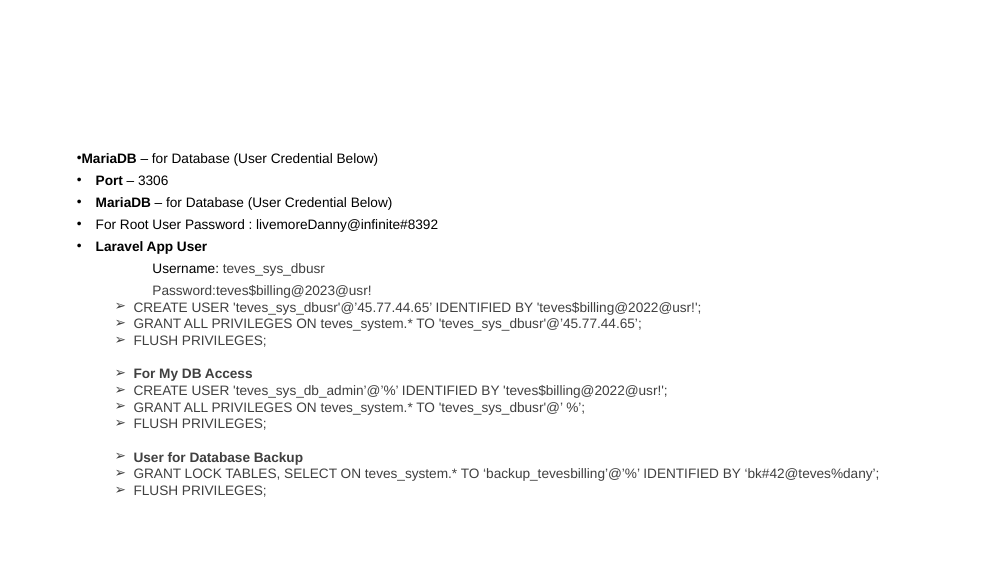
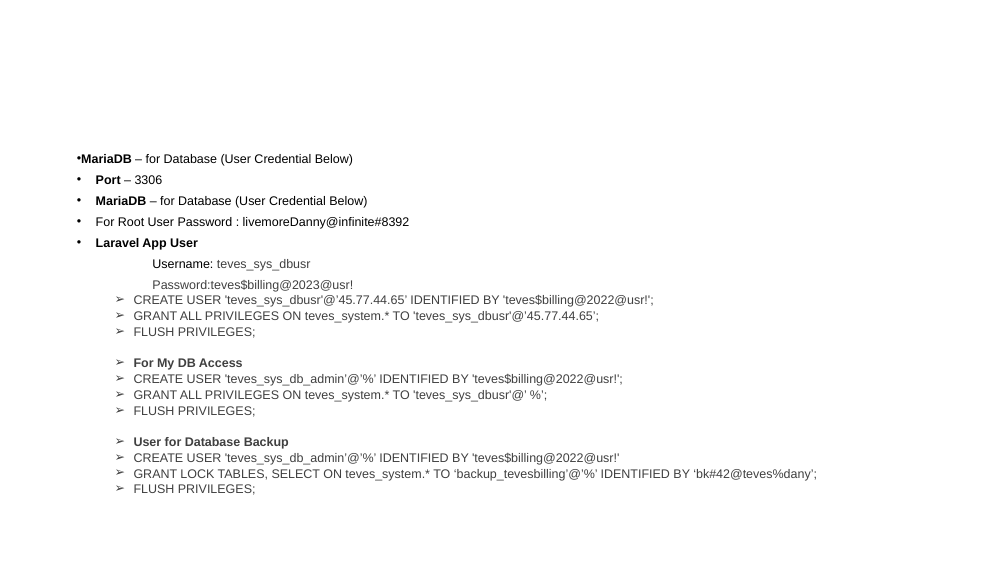
Before and after one commit to baluyotdaniloangelo/Teves_Billing_System, a slide deck: slide 6 of Documents/Teves Documentation.pptm. Drawn at 1008x567 pixels with LibreOffice and Linux fonts; fonts in the diff are those of the drawing. Boxes give left, top, right and bottom in pixels: in the first picture for what was removed or moved away, otherwise in the second. Text is boxed around its words. In the diff, an @@ line names an element or a change of style, - is before the commit and + after.

Commit message:
teves

```diff
--- a/Documents/Teves Documentation.pptm
+++ b/Documents/Teves Documentation.pptm
@@ text at (x1=81, y1=154, x2=817, y2=495): size 12.9 to 11.9 pt @@
@@ text at (x1=134, y1=453, x2=619, y2=465): paragraph added @@
+  ➢ CREATE USER 'teves_sys_db_admin’@’%’ IDENTIFIED BY 'teves$billing@2022@usr!'
```
Also in this commit, not shown: 11 other files.
